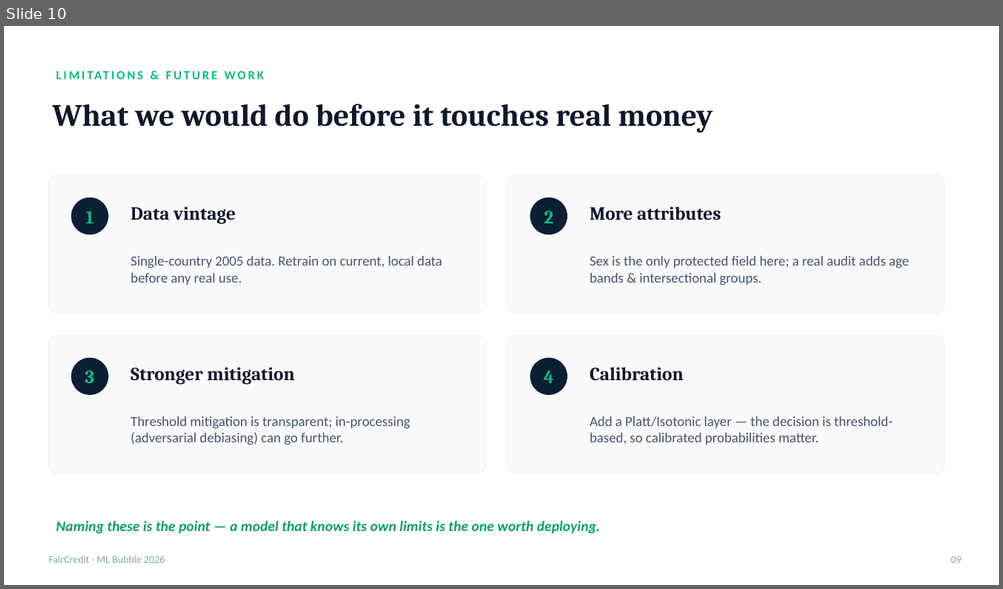
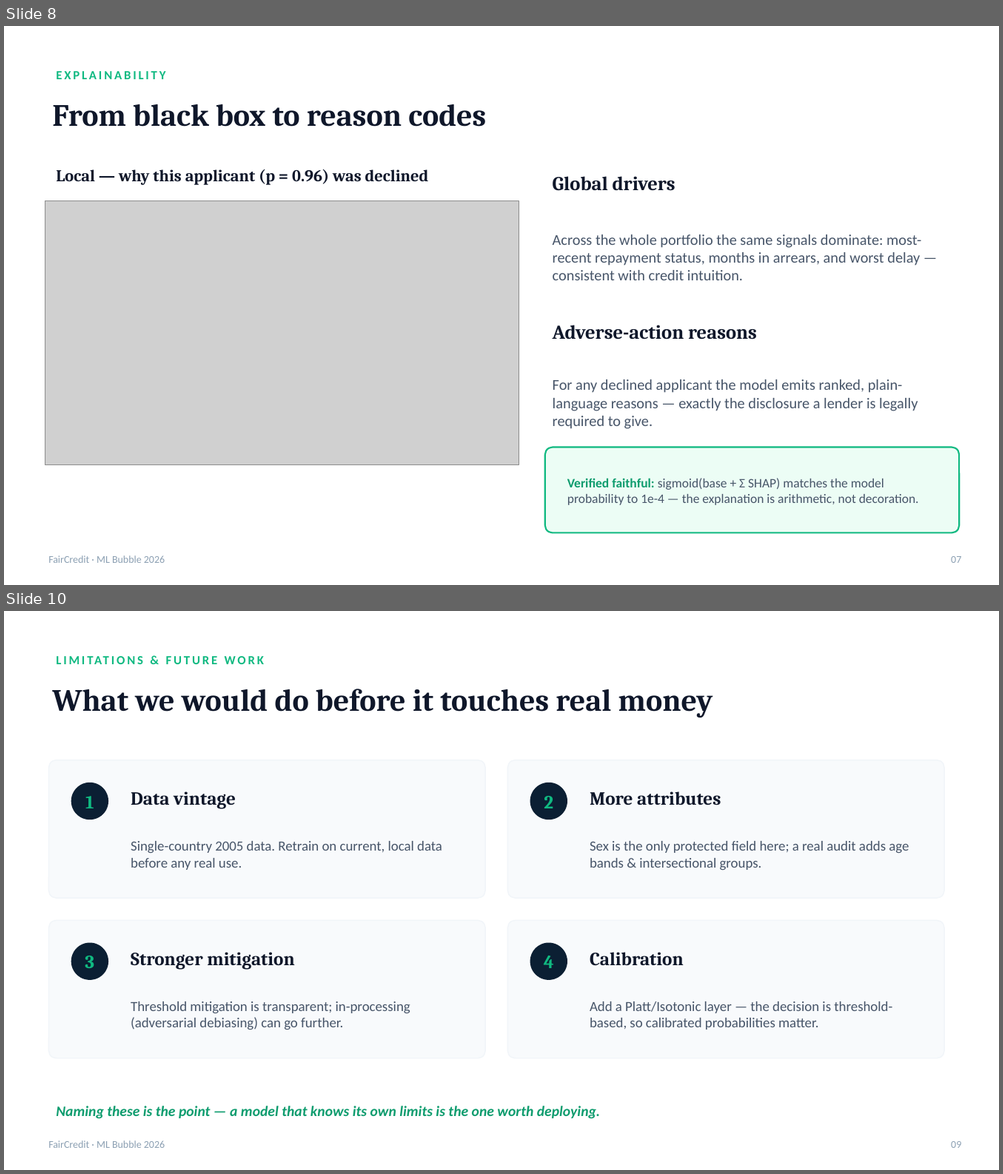
Before and after one commit to Sricharan7989/ML-Bubble-2026, a slide deck: FairCredit_ML_Bubble_2026.pptx. Shown one above the other, each under a label of ours: slide 10 before the commit, slides 8 and 10 after it; the slides between them are not shown. The pictures are 1003x589 and 1003x1174 pixels, drawn with LibreOffice and Linux fonts; fonts in the diff are those of the drawing; grey boxes stand for pictures. Boxes give left, top, right and bottom in pixels: in the first picture for what was removed or moved away, otherwise in the second. Text is boxed around its words. In the diff, an @@ line names an element or a change of style, - is before the commit and + after.

```diff
--- a/FairCredit_ML_Bubble_2026.pptx
+++ b/FairCredit_ML_Bubble_2026.pptx
@@ slide 8 added at bbox=[4, 26, 999, 585], background #FFFFFF @@
@@ text added at bbox=[56, 71, 165, 79], 12 pt, text #10B981, bold @@
+EXPLAINABILITY
@@ text added at bbox=[52, 104, 486, 127], 30 pt, text #0F172A, bold @@
+From black box to reason codes
@@ text added at bbox=[56, 170, 429, 185], 16 pt, text #0F172A, bold @@
+Local — why this applicant (p = 0.96) was declined
@@ text added at bbox=[552, 176, 675, 191], 19 pt, text #0F172A, bold @@
+Global drivers
@@ picture added at bbox=[45, 201, 519, 466] @@
@@ text added at bbox=[552, 235, 921, 281], 14.5 pt, text #475569 @@
+Across the whole portfolio the same signals dominate: most-recent repayment status, months in arrears, and worst delay — consistent with credit intuition.
@@ text added at bbox=[552, 325, 757, 340], 19 pt, text #0F172A, bold @@
+Adverse-action reasons
@@ text added at bbox=[552, 380, 917, 429], 14.5 pt, text #475569 @@
+For any declined applicant the model emits ranked, plain-language reasons — exactly the disclosure a lender is legally required to give.
@@ rounded rectangle added at bbox=[545, 448, 959, 534], fill #ECFDF5, outline #10B981 1.5 pt @@
@@ text added at bbox=[567, 478, 919, 506], 12.5 pt, text #475569 @@
+Verified faithful: sigmoid(base + Σ SHAP) matches the model probability to 1e-4 — the explanation is arithmetic, not decoration.
@@ text added at bbox=[48, 556, 165, 563], 10 pt, text #8CA0B3 @@
+FairCredit · ML Bubble 2026
@@ text added at bbox=[950, 557, 961, 563], 10 pt, text #8CA0B3 @@
+07
```
Also in this commit, not shown: 7 slides changed, 1 slide removed, 2 other files.
